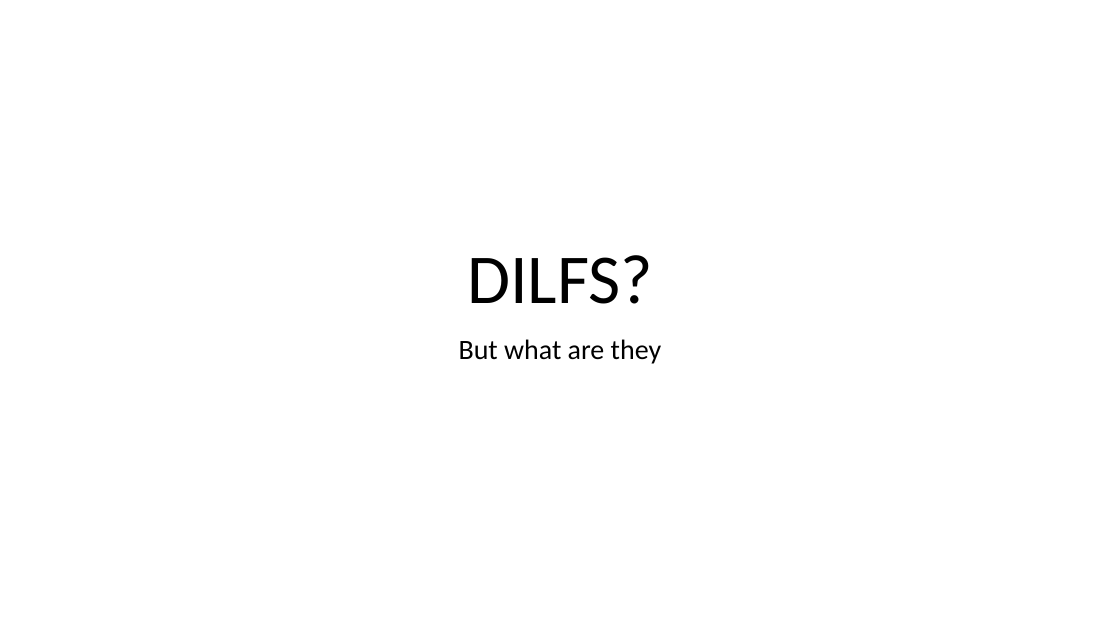
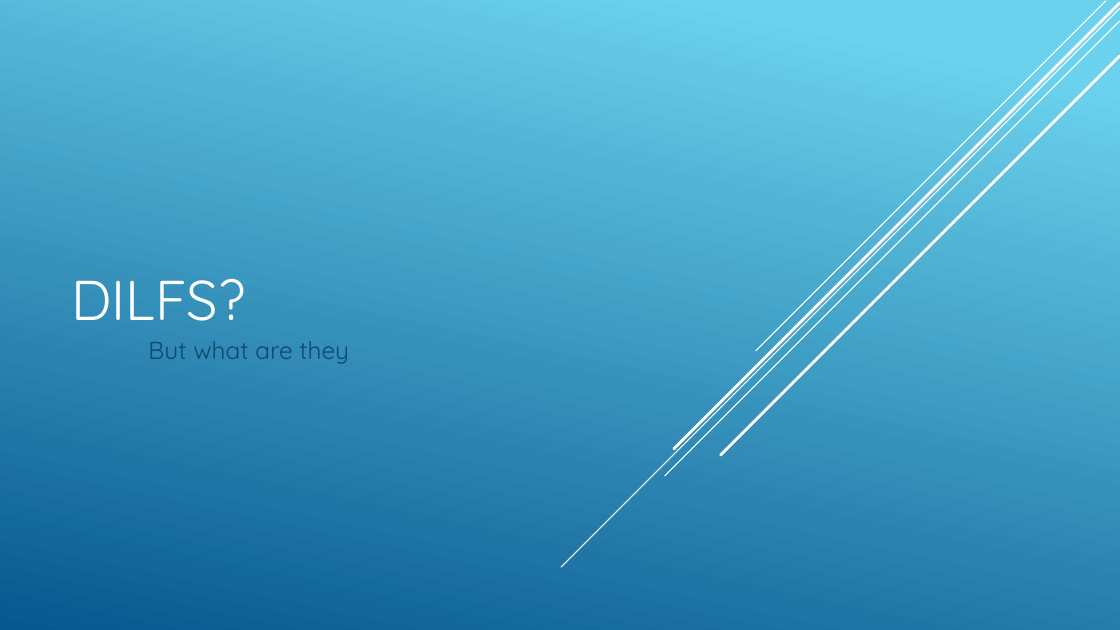
Before and after one commit to csmith1188/docpacs2122, a slide deck: slide 1 of docpac_mar18/Presentation.pptx. Drawn at 1120x630 pixels with LibreOffice and Linux fonts; fonts in the diff are those of the drawing. Boxes give left, top, right and bottom in pixels: in the first picture for what was removed or moved away, otherwise in the second. Text is boxed around its words. In the diff, an @@ line names an element or a change of style, - is before the commit and + after.

```diff
--- a/docpac_mar18/Presentation.pptx
+++ b/docpac_mar18/Presentation.pptx
@@ background #FFFFFF to gradient #6ED2EB to #06588E @@
@@ line added from (1120, 8) to (561, 567), #FFFFFF 1 pt @@
@@ line added from (1120, 21) to (665, 476), #FFFFFF 1 pt @@
@@ line added from (1120, 3) to (674, 449), #FFFFFF 2.5 pt @@
@@ line added from (1106, 1) to (756, 351), #FFFFFF 1 pt @@
@@ line added from (1120, 56) to (721, 455), #FFFFFF 2.5 pt @@
@@ title "DILFS?": place and size @@
-title "DILFS?" at (467,255,653,304)
+title "DILFS?" at (71,279,245,321)
@@ title "DILFS?" at (71,279,245,321): size 60 to 48 pt, font Calibri to Quicksand, text colour #000000 to #FFFFFF; alignment centre to left; line spacing 0.9 to 1 @@
@@ subtitle "But what are they" at (148,341,349,364): size 24 to 21 pt, font Calibri to Quicksand, text colour #000000 to #0F496F; alignment centre to left; line spacing 0.9 to 1 @@
```
Also in this commit, not shown: 11 other slides changed, 1 slide added, 1 slide removed.
